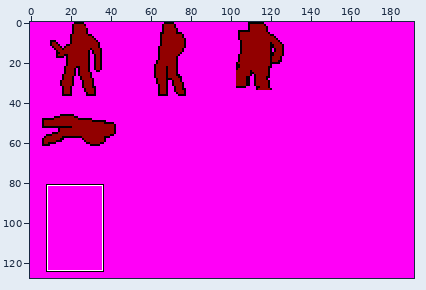
Two states of a sprite sheet, res/sprite/enemy02.png. The first picture is a wide view before the edit; the outline marks the close-up.
Close-up. The starting point:
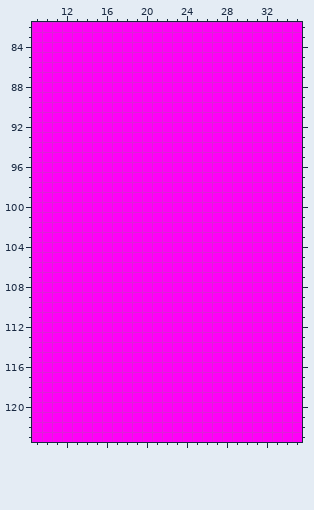
The file is 192x128 pixels. Colours within 5 levels of each other are drawn and written as one. Shown: x 9..35, y 82..123. The commit also changed other parts of the picture, which this record leaves out.
And afterwards:
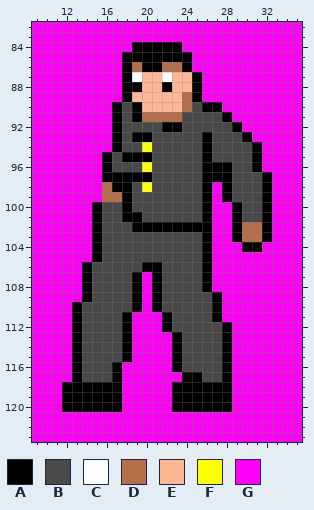
Palette (. is transparent): A #000001  B #494949  C #ffffff  D #b66d49  E #ffb692  F #ffff00  G #ff00f7
Edits made:
y 84: x 19..23 GGGGG -> AAAAA
y 85: x 18..24 GGGGGGG -> AAAAAAA
y 86: x 18..24 GGGGGGG -> ADAADDA
y 87: x 18..25 GGGGGGGG -> ACEECEEA
y 88: x 18..25 GGGGGGGG -> AAEEAEEA
y 89: x 18..25 GGGGGGGG -> AEEEEEDA
y 90: x 17..27 GGGGGGGGGGG -> ABAEEEEDBAA
y 91: x 17..28 GGGGGGGGGGGG -> ABADDDDBBBBA
y 92: x 17..29 GGGGGGGGGGGGG -> ABBBBAABBBBBA
y 93: x 17..30 GGGGGGGGGGGGGG -> ABAABBBBBABBBA
y 94: x 17..31 GGGGGGGGGGGGGGG -> ABBFBBBBBABBBBA
y 95: x 16..31 GGGGGGGGGGGGGGGG -> ABAAABBBBBABBBBA
y 96: x 16..31 GGGGGGGGGGGGGGGG -> ABBBFBBBBBAAABBA
y 97: x 16..32 GGGGGGGGGGGGGGGGG -> AAAAABBBBBAAABBBA
y 98: x 16..26 GGGGGGGGGGG -> DAABFBBBBBA; x 28..32 GGGGG -> ABBBA
y 99: x 16..26 GGGGGGGGGGG -> DDABBBBBBBA; x 28..32 GGGGG -> ABBBA
y 100: x 15..26 GGGGGGGGGGGG -> ABBABBBBBBBA; x 29..32 GGGG -> ABBA
y 101: x 15..26 GGGGGGGGGGGG -> ABBAABBBBBBA; x 29..32 GGGG -> ABBA
y 102: x 15..26 GGGGGGGGGGGG -> ABBBAAAAAAAA; x 29..32 GGGG -> ADDA
y 103: x 15..26 GGGGGGGGGGGG -> ABBBBBBBBBBA; x 29..32 GGGG -> ADDA
y 104: x 15..26 GGGGGGGGGGGG -> ABBBBBBBBBBA; x 30..31 GG -> AA
y 105: x 15..26 GGGGGGGGGGGG -> ABBBBBBBBBBA
y 106: x 14..26 GGGGGGGGGGGGG -> ABBBBBAABBBBA
y 107..108: x 14..19 GGGGGG -> ABBBBA; x 21..26 GGGGGG -> ABBBBA
y 109: x 14..19 GGGGGG -> ABBBBA; x 21..27 GGGGGGG -> ABBBBBA
y 110: x 13..19 GGGGGGG -> ABBBBBA; x 21..27 GGGGGGG -> ABBBBBA
y 111: x 13..18 GGGGGG -> ABBBBA; x 22..27 GGGGGG -> ABBBBA
y 112: x 13..18 GGGGGG -> ABBBBA; x 22..28 GGGGGGG -> ABBBBBA
y 113..115: x 13..18 GGGGGG -> ABBBBA; x 23..28 GGGGGG -> ABBBBA
y 116: x 13..17 GGGGG -> ABBBA; x 23..28 GGGGGG -> ABBBBA
y 117: x 13..17 GGGGG -> ABBBA; x 24..28 GGGGG -> AABBA
y 118..120: x 12..17 GGGGGG -> AAAAAA; x 23..28 GGGGGG -> AAAAAA
